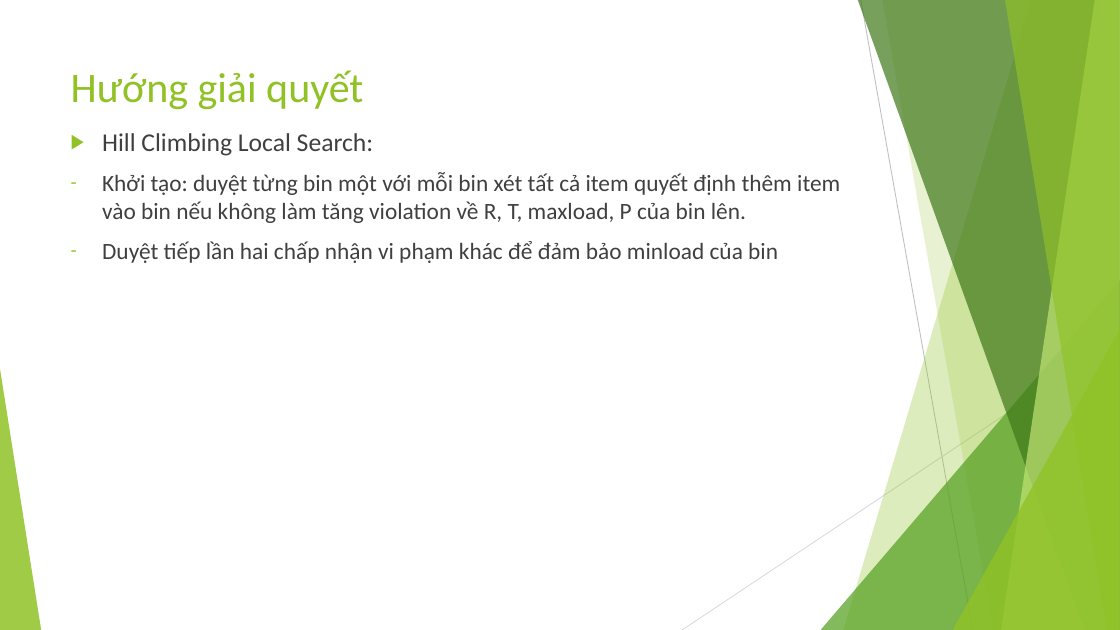
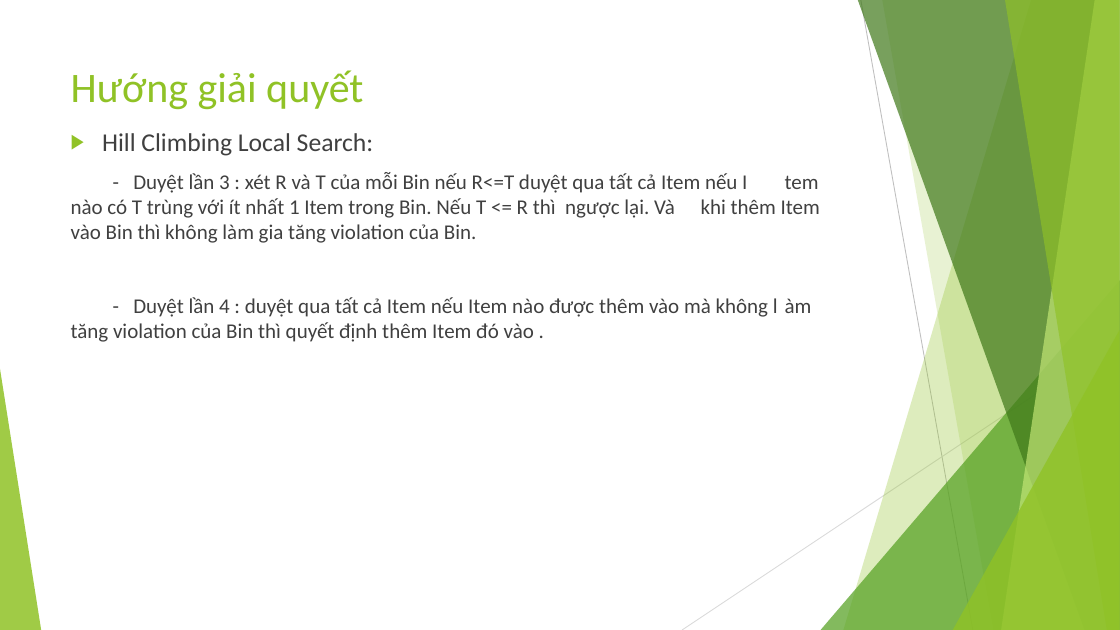
Before and after one commit to dungkhmt/CourseCPCBLS, a slide deck: slide 16 of OpenCBLS/src/khmtk60/miniprojects/G6/Báo cáo môn học.pptx (slide 15 before the commit). Drawn at 1120x630 pixels with LibreOffice and Linux fonts; fonts in the diff are those of the drawing. Boxes give left, top, right and bottom in pixels: in the first picture for what was removed or moved away, otherwise in the second. Text is boxed around its words. In the diff, an @@ line names an element or a change of style, - is before the commit and + after.

```diff
--- a/OpenCBLS/src/khmtk60/miniprojects/G6/Báo cáo môn học.pptx
+++ b/OpenCBLS/src/khmtk60/miniprojects/G6/Báo cáo môn học.pptx
@@ text at <box>71,172,820,342</box>: text changed; size 20 to 18 pt @@
-– Khởi tạo: duyệt từng bin một với mỗi bin xét tất cả item quyết định thêm item vào bin nếu không làm tăng violation về R, T, maxload, P của bin lên.
-– Duyệt tiếp lần hai chấp nhận vi phạm khác để đảm bảo minload của bin
+- Duyệt lần 3 : xét R và T của mỗi Bin nếu R<=T duyệt qua tất cả Item nếu I tem nào có T trùng với ít nhất 1 Item trong Bin. Nếu T <= R thì ngược lại. Và khi thêm Item vào Bin thì không làm gia tăng violation của Bin.
+- Duyệt lần 4 : duyệt qua tất cả Item nếu Item nào được thêm vào mà không l àm tăng violation của Bin thì quyết định thêm Item đó vào .
```
Also in this commit, not shown: 7 other slides changed, 1 slide added, 3 other files.
